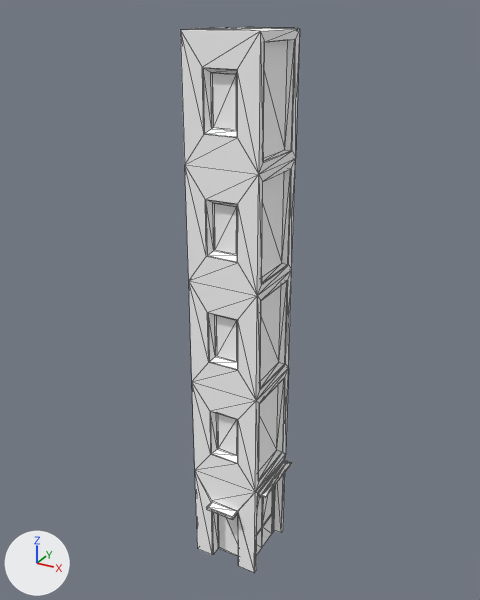
The FBX model Modélisations/01_Environements/01_Building/FBX/B_01.FBX: old version first, new version second.
One viewpoint serves both versions: a 50 mm lens placed at (6.84, -15.32, 15.45), pointed at (-1.23, -0.65, 8.11). Arrows for +X, +Y and +Z are at lower left; the lights stay in place. Mesh edges are drawn as thin lines. Where no turn or scale is listed for an object, it has been applied to the vertices. Vertices at the same position are counted once.

Objects in the first picture: 'Batiment_01'.
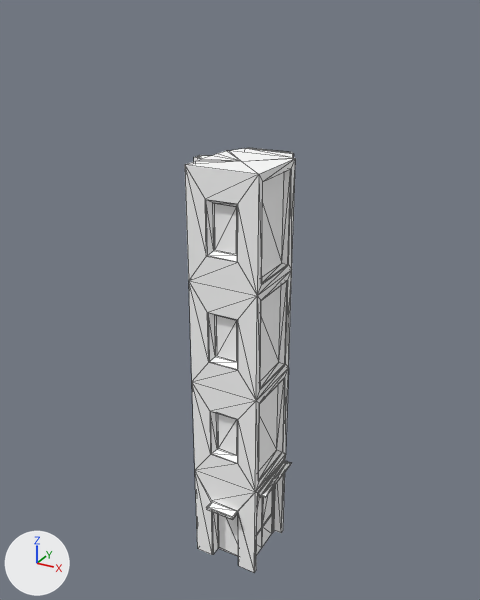
Commit message: B_01 avec un étage en moins

Location of each change, (x1, y1, x2, y2) in pixels of the pictures (480 x 600 px):
```json
{"object": "Batiment_01", "change": "reshaped", "before": [180, 27, 300, 572], "after": [185, 148, 296, 572], "on screen": "7% narrower, 22% shorter"}
{"part": 1, "of": "me_mesh", "change": "cut back", "before": [180, 27, 300, 174], "after": [186, 148, 295, 174]}
```

Scene script edits in JSON lines:
```json
{"block": "me_mesh", "where": "# used by ob_batiment_01; location = (0.0, 0.0, 0.0)"}
{"op": "remove", "block": "me_mesh", "code": "me_mesh.from_pydata(...)  # 454 vertices, 858 faces; spans x -2.3..0.3, y -2.3..0.6, z 0.0..15.0"}
{"op": "add", "block": "me_mesh", "code": "me_mesh.from_pydata(...)  # 400 vertices, 750 faces; spans x -2.3..0.3, y -2.3..0.6, z 0.0..12.0"}
{"block": "me_mesh", "change": "me_mesh part 1"}
{"block": "me_mesh", "change": "55 vertices are removed from x -2.3..0.0, y -2.0..0.6, z 12.2..15.0"}
{"block": "me_mesh", "change": "134 faces are deleted"}
{"block": "me_mesh", "change": "1 vertex is added at (-1.0, -1.0, 12.0)"}
{"block": "me_mesh", "change": "26 new faces join them"}
```
